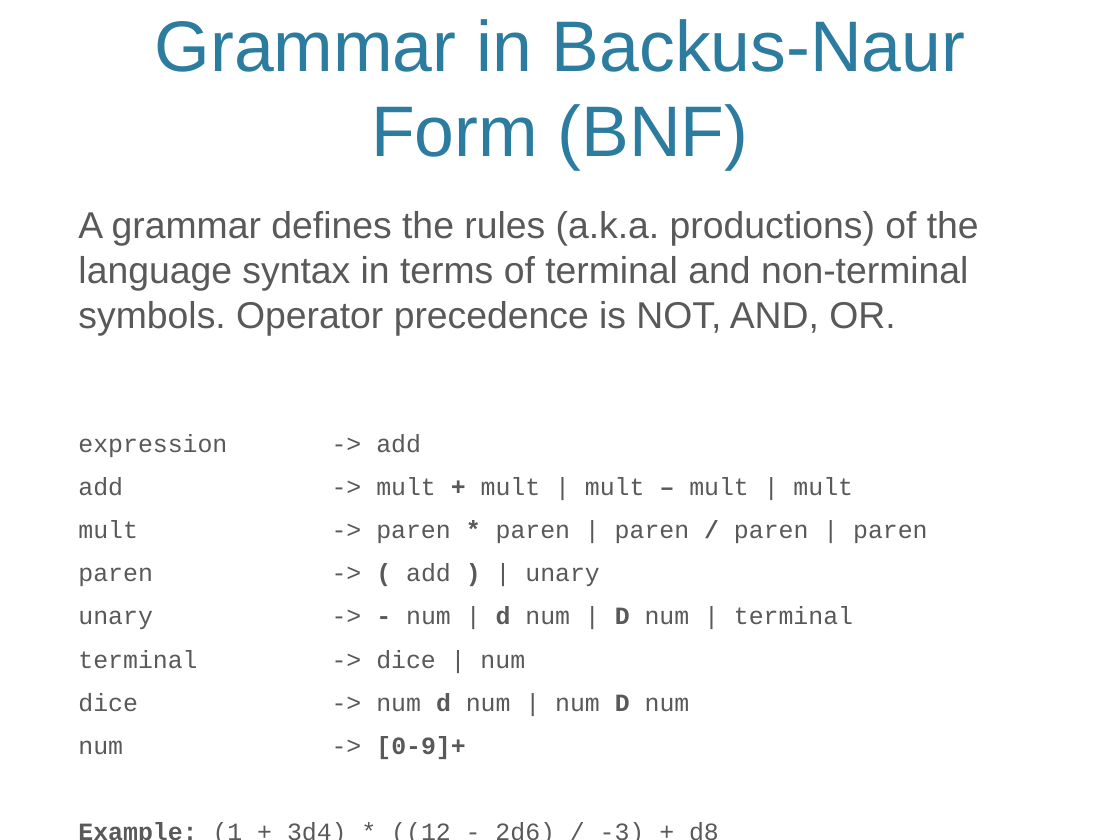
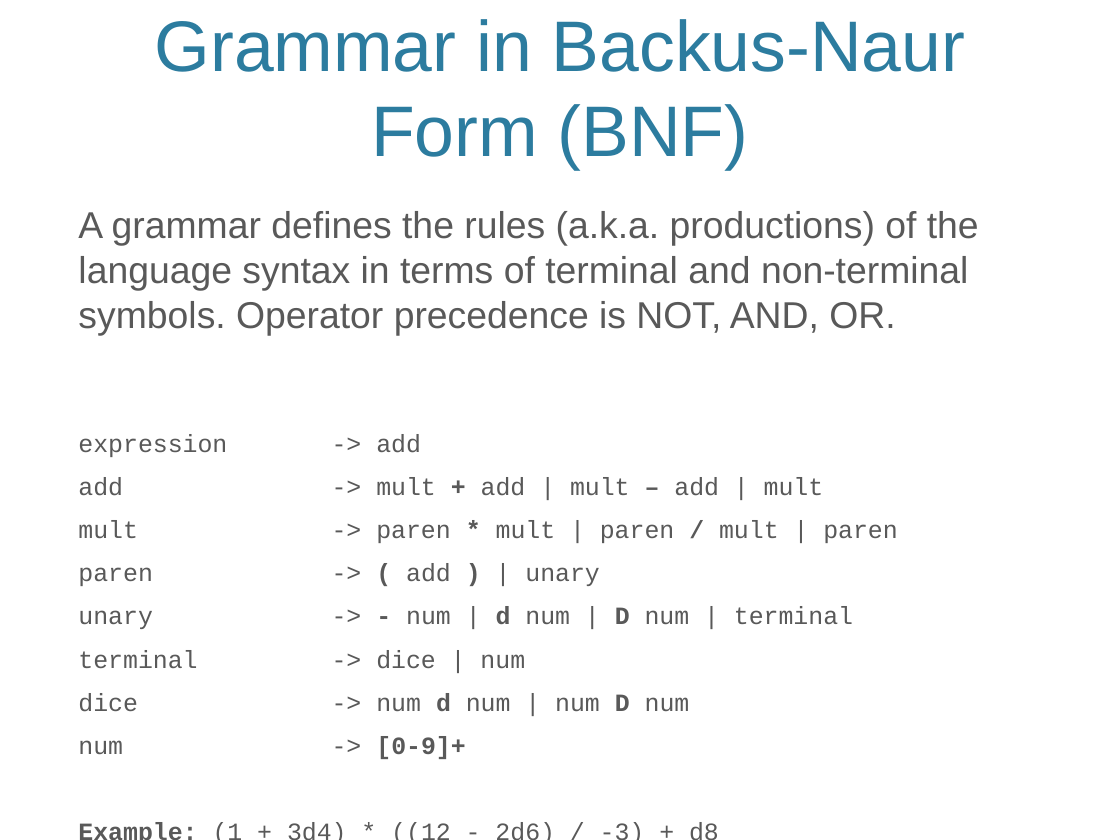
Before and after one commit to cpdevoto/design-patterns, a slide deck: slide 4 of little-language/dice-golem-2/little-language.pptx. Drawn at 1120x840 pixels with LibreOffice and Linux fonts; fonts in the diff are those of the drawing; background and template pictures are left out. Boxes give left, top, right and bottom in pixels: in the first picture for what was removed or moved away, otherwise in the second. Text is boxed around its words. In the diff, an @@ line names an element or a change of style, - is before the commit and + after.

Commit message:
Add powerpoint to dice-golem-2

```diff
--- a/little-language/dice-golem-2/little-language.pptx
+++ b/little-language/dice-golem-2/little-language.pptx
@@ text at (78, 477, 898, 543): text changed @@
-add -> mult + mult | mult – mult | mult
-mult -> paren * paren | paren / paren | paren
+add -> mult + add | mult – add | mult
+mult -> paren * mult | paren / mult | paren
```
Also in this commit, not shown: 1 other file.
